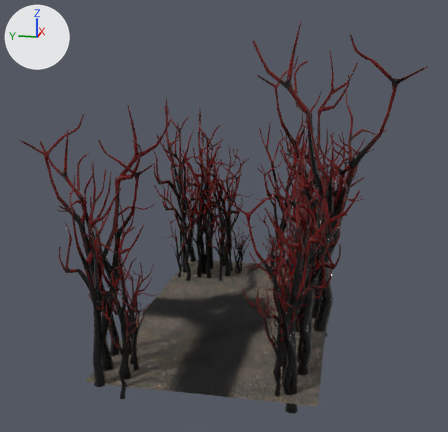
The glTF model Editor/assets/models/forest/forest07.gltf, before and after one commit.
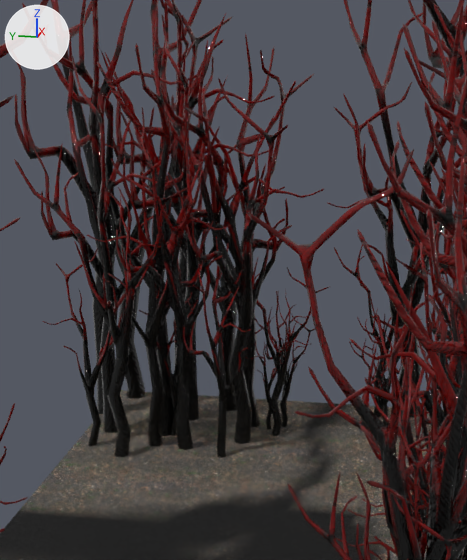
Each version appears first whole from a 50 mm camera at (-114.1, -20.6, 48.3) aimed at (-0.7, 2.1, 19.9), and next in a close-up on the part from 33% to 67% of the width and 31% to 73% of the height. Every picture has the same lights, and +X, +Y and +Z are marked at upper left. Where no turn or scale is listed for an object, it has been applied to the vertices.
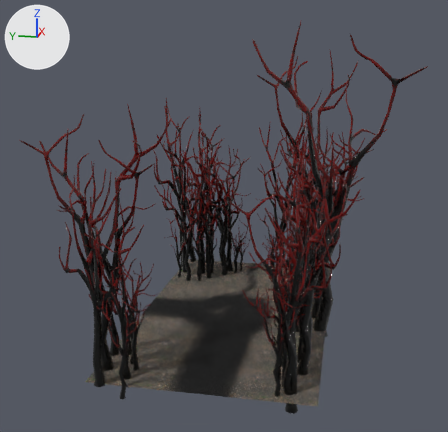
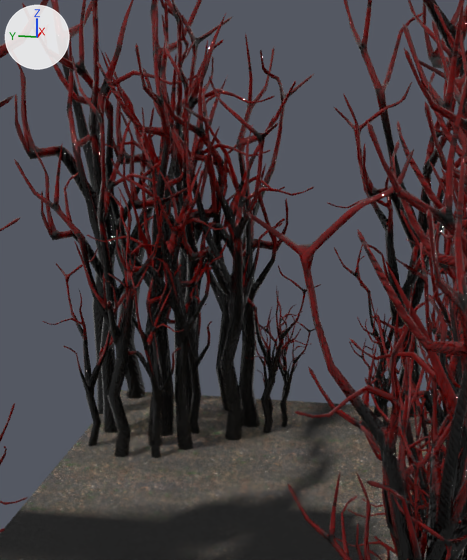
Pixel boxes [x1, y1, x2, y2] of what changed, in the close-ups (467 x 560 px):
'Cone.644', moved: before [151, 56, 325, 444]; after [142, 55, 315, 440]
'Cone.685', moved: before [183, 237, 251, 458]; after [122, 238, 183, 458]
'Cone.1850', moved: before [252, 258, 330, 436]; after [243, 256, 321, 433]
'Cone.645', moved, rescaled (38% wider, 48% taller): before [139, 288, 198, 436]; after [146, 214, 228, 434]

Edits to the bpy script that builds the scene:
```text
Change ob_cone_644:
    ob_cone_644.location: (21.78, 5.82, -1.53) -> (22.41, 6.63, -1.53)
Change ob_cone_645:
    ob_cone_645.location: (22.22, 11.03, -1.48) -> (23.03, 9.56, -1.48)
    ob_cone_645.scale: (0.636, 0.636, 0.636) -> (0.869, 0.869, 0.869)
Change ob_cone_685:
    ob_cone_685.location: (18.21, 6.48, -1.84) -> (17.16, 11.22, -1.84)
Change ob_cone_1850:
    ob_cone_1850.location: (23.62, 3.71, -1.0) -> (24.06, 4.48, -1.0)
```
